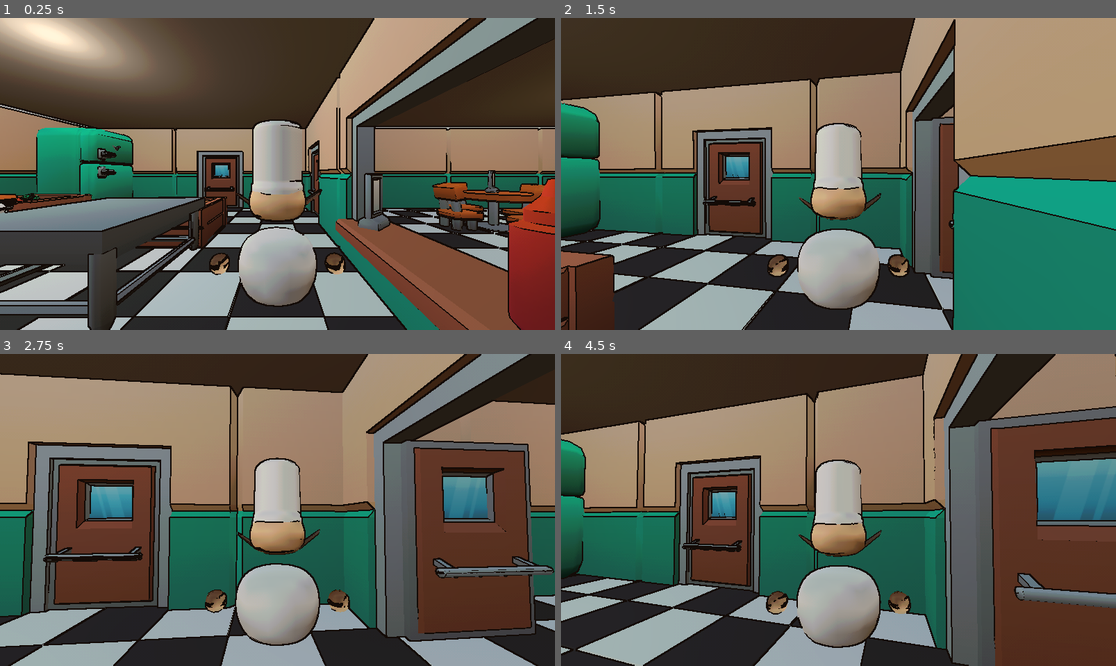
Above: before the commit, frames 1-4 (two rows, left to right).
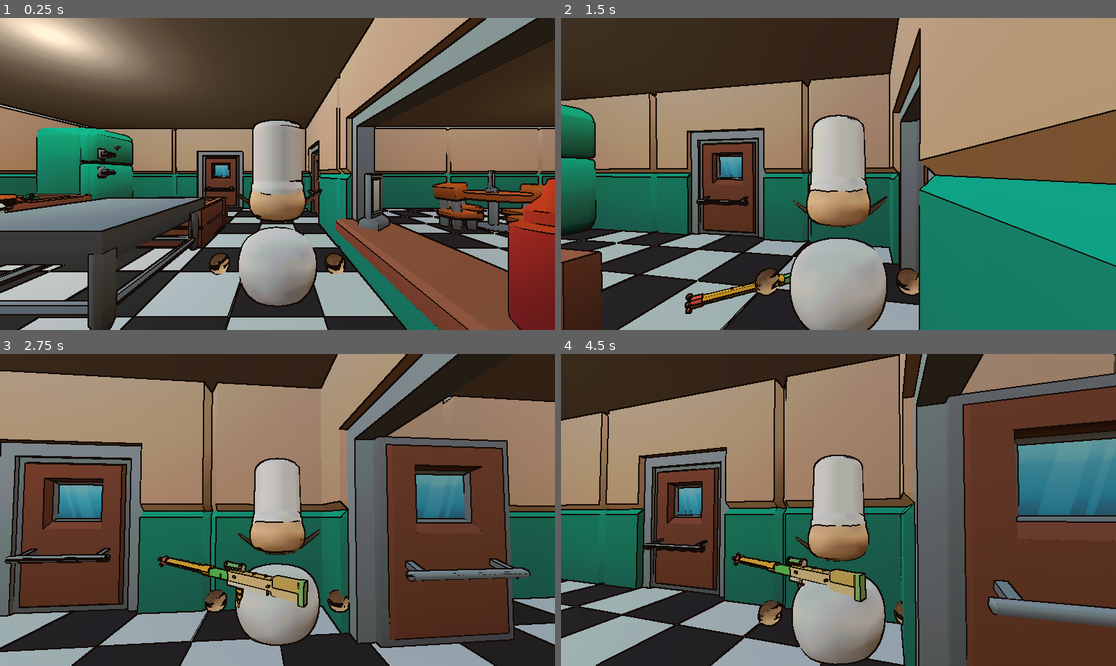
Above: after the commit, the same moments.

Repository: Alexandre74739/Chaos-Kitchen
Game: Godot game, scene res://main.tscn
Same seed, same stepped clock (60 frames per second), same inputs: the game is played once before the commit and once after it.
Inputs (mouse positions are in pixels of both pictures, inside the frame that each line leads up to):
- Up to frame 1 (0.25 s): no input
- Up to frame 2 (1.5 s): move the mouse to (866, 174) at 0.52 s; hold E (interact) 0.53-1.28 s; hold W (move_forward) from 0.53 s (still down); click (866, 174) at 0.8 s; move the mouse to (810, 174) at 1.27 s; click (810, 174) at 1.35 s
- Up to frame 3 (2.75 s): keep holding W (move_forward); tap E (interact) at 1.55 s; move the mouse to (288, 503) at 2.02 s; hold E (interact) from 2.03 s (still down); click (288, 503) at 2.3 s
- Up to frame 4 (4.5 s): keep holding W (move_forward); move the mouse to (832, 516) at 2.77 s; release E (interact) at 2.78 s; click (832, 516) at 2.85 s; tap E (interact) at 3.05 s; move the mouse to (877, 513) at 3.52 s; hold E (interact) 3.53-4.28 s; click (877, 513) at 3.8 s; move the mouse to (794, 506) at 4.27 s; click (794, 506) at 4.35 s

The runs differ from the first frame. In frame 1, less than 0.1% of the frame differs, in the area x 50-52%, y 65-66%; in frame 2, 28%; in frame 3, 43%; in frame 4, 52%, in the area x 0-100%, y 0-100%.

Commit message:
ajout de la gestion du fusil, y compris l'interaction, le tir et l'intégration des ingrédients cuits, ainsi que l'ajout de nouveaux fichiers de scène et de scripts associés

Diff:
--- /dev/null
+++ b/entities/items/food_ingredient_ham_cooked.tscn
@@ -0,0 +1,16 @@
+[gd_scene format=3 uid="uid://c8qhamcookd4x"]
+
+[ext_resource type="Script" uid="uid://dw75p2g6n6yb4" path="res://scripts/ham_cooked.gd" id="1_ham"]
+[ext_resource type="PackedScene" uid="uid://bbsw4ftmw5sn" path="res://assets/food_ingredient_ham_cooked.fbx" id="2_ham"]
+
+[sub_resource type="SphereShape3D" id="SphereShape3D_col"]
+radius = 0.5322326
+
+[node name="HamCooked" type="RigidBody3D" unique_id=2100571524]
+script = ExtResource("1_ham")
+
+[node name="HamModel" parent="." unique_id=2112222895 instance=ExtResource("2_ham")]
+transform = Transform3D(0.5, 0, 0, 0, 0.5, 0, 0, 0, 0.5, 0, 0, 0)
+
+[node name="CollisionShape3D" type="CollisionShape3D" parent="." unique_id=1645065778]
+shape = SubResource("SphereShape3D_col")
--- a/entities/items/fusil.tscn
+++ b/entities/items/fusil.tscn
@@ -1,18 +1,26 @@
 [gd_scene format=3 uid="uid://d3fyewm4x1pjq"]
 
-[ext_resource type="Script" path="res://scripts/fusil.gd" id="1_fusil"]
-[ext_resource type="PackedScene" path="res://assets/knife.fbx" id="2_knife"]
+[ext_resource type="Script" uid="uid://ckydyonq56j70" path="res://scripts/fusil.gd" id="1_fusil"]
+[ext_resource type="PackedScene" uid="uid://ccd5i3upbm5vy" path="res://assets/Fusil.glb" id="2_knife"]
+
+[sub_resource type="BoxShape3D" id="BoxShape3D_physics"]
+size = Vector3(0.3375, 0.35344237, 2.3600342)
 
 [sub_resource type="BoxShape3D" id="BoxShape3D_detect"]
-size = Vector3(1.2, 1.2, 1.2)
+size = Vector3(2.645764, 1.2, 1.2)
 
-[node name="Fusil" type="Node3D"]
+[node name="Fusil" type="RigidBody3D" unique_id=1600312004]
 script = ExtResource("1_fusil")
 
-[node name="KnifeModel" parent="." instance=ExtResource("2_knife")]
-transform = Transform3D(1, 0, 0, 0, 1, 0, 0, 0, 1, 0, 0.1, 0)
+[node name="FusilModel" parent="." unique_id=1244649649 instance=ExtResource("2_knife")]
+transform = Transform3D(-4.371139e-08, 0, 1, 0, 1, 0, -1, 0, -4.371139e-08, 0, 0.1, 0.5)
 
-[node name="DetectionZone" type="Area3D" parent="."]
+[node name="CollisionShape3D" type="CollisionShape3D" parent="." unique_id=804296690]
+transform = Transform3D(1, 0, 0, 0, 1, 0, 0, 0, 1, -0.0019764155, 0.10172119, 1.8853209e-08)
+shape = SubResource("BoxShape3D_physics")
 
-[node name="CollisionShape3D" type="CollisionShape3D" parent="DetectionZone"]
+[node name="DetectionZone" type="Area3D" parent="." unique_id=2144164360]
+
+[node name="CollisionShape3D" type="CollisionShape3D" parent="DetectionZone" unique_id=234970869]
+transform = Transform3D(-4.371139e-08, 0, 1, 0, 1, 0, -1, 0, -4.371139e-08, -0.043466926, 0, 0)
 shape = SubResource("BoxShape3D_detect")
--- a/main.tscn
+++ b/main.tscn
@@ -15,6 +15,7 @@
 [ext_resource type="PackedScene" uid="uid://e61t1uihktfy" path="res://decor/salleViande.tscn" id="12_dg77c"]
 [ext_resource type="PackedScene" uid="uid://clarwacyh6sxa" path="res://decor/Table&Chaises.tscn" id="13_ycdy4"]
 [ext_resource type="PackedScene" path="res://decor/post_process.tscn" id="14_ppfx"]
+[ext_resource type="PackedScene" uid="uid://d3fyewm4x1pjq" path="res://entities/items/fusil.tscn" id="15_fusil"]
 
 [sub_resource type="ProceduralSkyMaterial" id="ProceduralSkyMaterial_sky"]
 sky_horizon_color = Color(0.66224277, 0.6717428, 0.6867428, 1)
@@ -92,4 +93,7 @@
 [node name="BacCheese" parent="Bacs" unique_id=571082802 instance=ExtResource("8_kek77")]
 transform = Transform3D(-4.371139e-08, 0, 1, 0, 1, 0, -1, 0, -4.371139e-08, 0.25, 0.5, -9.75)
 
+[node name="Fusil" parent="." unique_id=300000002 instance=ExtResource("15_fusil")]
+transform = Transform3D(1, 0, 0, 0, 1, 0, 0, 0, 1, 7.329384, 0.5, -9.103743)
+
 [node name="PostProcess" parent="." unique_id=300000001 instance=ExtResource("14_ppfx")]
--- a/scripts/audio_manager.gd
+++ b/scripts/audio_manager.gd
@@ -16,6 +16,7 @@
 	"marche"             : "res://audio/sfx/marche.mp3",
 	"prendre_ingredient" : "res://audio/sfx/prendre_ingredient.mp3",
 	"poser_ingredient"   : "res://audio/sfx/poser_ingredient.mp3",
+	"tir"                : "res://audio/sfx/tir.mp3",
 }
 
 func _ready():
--- a/scripts/client.gd
+++ b/scripts/client.gd
@@ -4,6 +4,7 @@
 signal parti
 
 const PATIENCE = 45.0
+const HAM_SCENE = preload("res://entities/items/food_ingredient_ham_cooked.tscn")
 
 @onready var anim            = $Pivot/AnimPlayerGodot
 @onready var timer_patience  = $PatienceTimer
@@ -21,6 +22,14 @@
 		servi.emit()
 		queue_free()
 
+func mourir():
+	timer_patience.stop()
+	var ham = HAM_SCENE.instantiate()
+	get_parent().add_child(ham)
+	ham.global_position = global_position + Vector3(0, 0.5, 0)
+	parti.emit()
+	queue_free()
+
 func _on_patience_epuisee():
 	parti.emit()
 	queue_free()
--- /dev/null
+++ b/scripts/fusil.gd
@@ -0,0 +1,28 @@
+extends RigidBody3D
+
+var etat = "au_sol"
+
+func _ready():
+	freeze_mode = RigidBody3D.FREEZE_MODE_STATIC
+	freeze = true
+
+func _process(delta):
+	if etat == "au_sol":
+		rotate_y(delta * 1.5)
+
+func interact(joueur):
+	if etat == "au_sol":
+		etat = "en_main"
+		freeze_mode = RigidBody3D.FREEZE_MODE_KINEMATIC
+		freeze = true
+		collision_layer = 0
+		collision_mask = 0
+		joueur.prendre_fusil(self)
+
+func etre_pose(joueur):
+	etat = "au_sol"
+	freeze_mode = RigidBody3D.FREEZE_MODE_STATIC
+	freeze = true
+	collision_layer = 1
+	collision_mask = 1
+	global_position = joueur.global_position + Vector3(0, 0.3, 0) - joueur.transform.basis.z * 0.6
--- /dev/null
+++ b/scripts/ham_cooked.gd
@@ -0,0 +1,22 @@
+extends RigidBody3D
+
+const HAM_VISUAL = preload("res://assets/food_ingredient_ham_cooked.fbx")
+
+func _ready():
+	freeze_mode = RigidBody3D.FREEZE_MODE_STATIC
+	freeze = false
+
+func _process(delta):
+	if freeze:
+		return
+	rotate_y(delta * 2.0)
+
+func interact(joueur):
+	AudioManager.jouer_sfx("prendre_ingredient")
+	if joueur.tient_ingredient():
+		joueur.deposer_ingredient()
+	var visuel = HAM_VISUAL.instantiate()
+	visuel.scale = Vector3(0.9, 0.9, 0.9)
+	joueur.prendre_ingredient(visuel, "viande")
+	visuel.position = Vector3(0, 0.18, 0)
+	queue_free()
--- a/scripts/player.gd
+++ b/scripts/player.gd
@@ -16,10 +16,14 @@
 var particules  : GPUParticles3D  = null
 var sfx_marche  : AudioStreamPlayer = null
 
+@export var fusil_offset_main : Vector3 = Vector3(0.20, 0.35, 0.0)
+
 var camera_angle        = 0.0
 var nearby_interactable = null
 var ingredient_en_main  = null
 var nom_ingredient_tenu = ""
+var fusil_en_main       = false
+var fusil_instance      = null
 
 func _ready():
 	Input.set_mouse_mode(Input.MOUSE_MODE_CAPTURED)
@@ -87,8 +91,10 @@
 
 	# ── Interaction ───────────────────────────────────────
 	if event.is_action_pressed("interact"):
-		if nearby_interactable != null:
+		if nearby_interactable != null and nearby_interactable != fusil_instance:
 			nearby_interactable.interact(self)
+		elif fusil_en_main:
+			deposer_fusil()
 
 	# ── Libère la souris ──────────────────────────────────
 	if event.is_action_pressed("ui_cancel"):
@@ -149,6 +155,27 @@
 		else:
 			if anim.current_animation != "idle_organic":
 				anim.play("idle_organic")
+
+	# ── Fusil suit la main ────────────────────────────────
+	if fusil_en_main and fusil_instance != null:
+		var camera = $CameraRoot/SpringArm3D/Camera3D
+		var base = global_transform.basis.orthonormalized()
+		var offset = base.x * fusil_offset_main.x \
+			+ Vector3.UP * fusil_offset_main.y \
+			+ base.z * fusil_offset_main.z
+		fusil_instance.global_position = main_droite.global_position + offset
+		fusil_instance.global_rotation = camera.global_rotation
+
+	# ── Détection de secours (corps déjà dans la zone) ────
+	if nearby_interactable == null:
+		for body in interaction_zone.get_overlapping_bodies():
+			if body.has_method("interact") and body != fusil_instance:
+				nearby_interactable = body
+				break
+
+	# ── Tir (une seule fois par pression, souris et manette) ─
+	if Input.is_action_just_pressed("tirer") and fusil_en_main:
+		_tirer()
 
 	# ── Inclinaison ───────────────────────────────────────
 	_appliquer_inclinaison(direction, delta)
@@ -174,10 +201,15 @@
 	return ingredient_en_main != null
 
 func prendre_ingredient(ingredient, nom):
+	if fusil_en_main:
+		deposer_fusil()
 	ingredient_en_main  = ingredient
 	nom_ingredient_tenu = nom
 	if main_droite != null:
-		main_droite.add_child(ingredient)
+		if ingredient.get_parent() != null:
+			ingredient.reparent(main_droite)
+		else:
+			main_droite.add_child(ingredient)
 		ingredient.position = Vector3.ZERO
 	print("En main : " + nom)
 
@@ -189,6 +221,34 @@
 	nom_ingredient_tenu = ""
 	return null
 
+# ── Gestion fusil ─────────────────────────────────────────
+func prendre_fusil(fusil):
+	if ingredient_en_main != null:
+		deposer_ingredient()
+	fusil_en_main = true
+	fusil_instance = fusil
+	print("Fusil en main")
+
+func deposer_fusil():
+	if not fusil_en_main:
+		return
+	fusil_en_main = false
+	fusil_instance.etre_pose(self)
+	fusil_instance = null
+	print("Fusil posé")
+
+func _tirer():
+	AudioManager.jouer_sfx("tir")
+	var camera = $CameraRoot/SpringArm3D/Camera3D
+	var from = camera.global_position
+	var dir  = -camera.global_transform.basis.z
+	var to   = from + dir * 30.0
+	var query = PhysicsRayQueryParameters3D.create(from, to)
+	query.exclude = [get_rid()]
+	var result = get_world_3d().direct_space_state.intersect_ray(query)
+	if result and result["collider"].has_method("mourir"):
+		result["collider"].mourir()
+
 # ── Détection proximité ───────────────────────────────────
 func _on_body_entered(body):
 	if body.has_method("interact"):
Not shown, added: scripts/fusil.gd.uid
Not shown, added: scripts/ham_cooked.gd.uid
